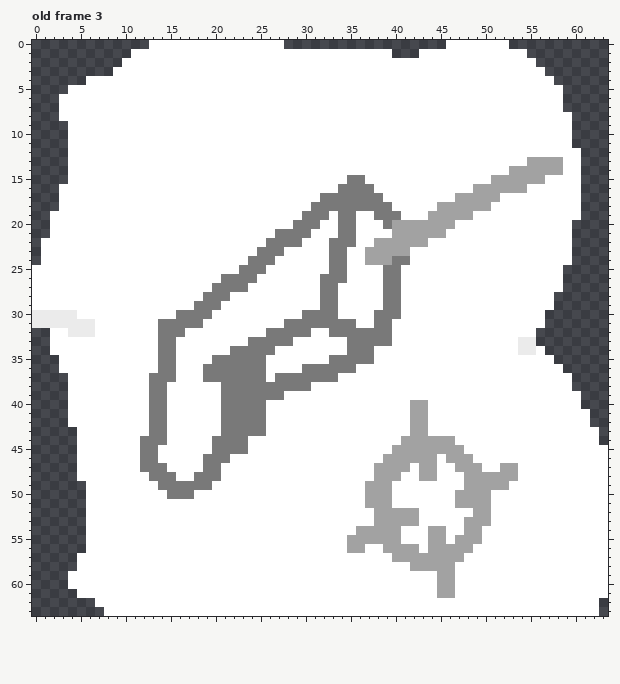
Pixel-art file: Art/UJ/drawing_icons.aseprite. Above: the version before the commit.
64x64 pixels, 9 frames. Shown: old frame 3.
After:
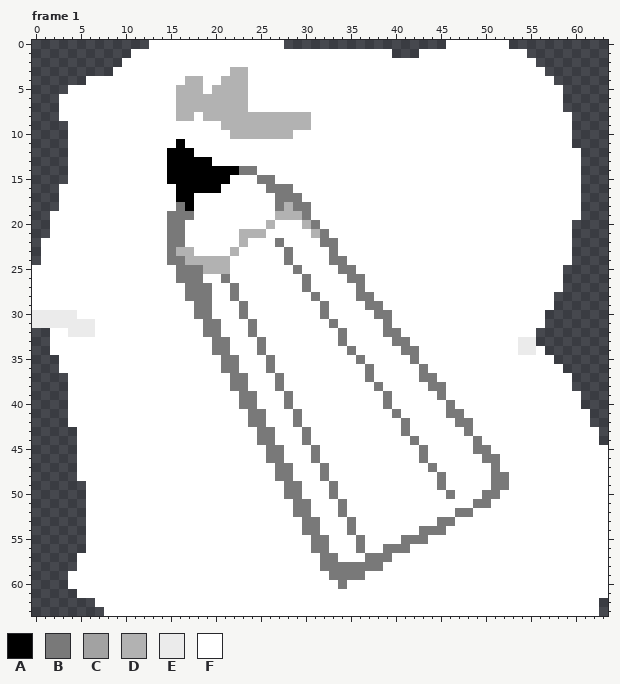
Palette (. is transparent): A #000000  B #797979  C #a2a2a2  D #b2b2b2  E #ebebeb  F #ffffff
A new or re-ordered frame is compared with the old frame closest to it.
Difference:
frames 9 -> 10
Changed rows in their new state; - is an unchanged pixel.
Frame 1 is new; against old frame 3, layer "Layer 2":
first column x 12:
 3 ----------DD-----------------------------------
 4 -----DD--DDD-----------------------------------
 5 ----DDD-DDDD-----------------------------------
 6 ----DDDDDDDD-----------------------------------
 7 ----DDDDDDDD-----------------------------------
 8 ----DD-DDDDDDDDDDDD----------------------------
 9 ---------DDDDDDDDDD----------------------------
10 ----------DDDDDDD------------------------------
11 ----A------------------------------------------
12 ---AAA-----------------------------------------
13 ---AAAAA-----------------------------------FFFF
14 ---AAAAAAAABB----------------------------FFFFFF
15 ---AAAAAAA---BB--------FF--------------FFFFFF--
16 ----AAAAA-----BBB-----FFFF-----------FFFFFF----
17 ----AA---------BBB--FFFFFFF--------FFFFF-------
18 ----BA---------BDBBFFFFFFFFF-----FFFFFF--------
19 ---BBB---------DDD-FF-FF--FFF---FFFFF----------
20 ---BB---------D--FD---FF---FFFFFFFF------------
21 ---BB------DDD-FFFFDB-FF----FFFFFF-------------
22 ---BB------D--F-FF--B-FF--FFFFFF---------------
23 ---BDD----D--FFFB-----F--FFFFF-----------------
24 ---BBDDDDD--FFF-B--------FFFFF-----------------
25 ----BBBDDD-FFF---B---F-B---FF------------------
26 ----BBB---FFF-----B-FFFBB--FF------------------
27 -----BBBFF-F------B-FF--B--FF------------------
28 -----BB-FFB--------BFF--BB-FF------------------
29 --------F--B---------F---BBFF------------------
30 ----FF-----B------FF-F------F------------------
31 --FFFFFBB---B---FFFFF-FF--F--------------------
32 --FFF--BB---B-FFFFF--F-FFFF-B------------------
33 --FF----BB--F-FFF-----BFFFFFBB-----------------
34 --FF----BBFFF-F---------FF---BB----------------
35 --FF----F--FFFB------FFF-F----B----------------
36 --FF---FF--FFFB---FFFFFF-B-----B---------------
37 -FFF---FFF--FF--FFFFFF---B-----BB--------------
38 -FF------F--FFF-FFF-------B-----BB-------------
39 -FF------FF--FFFB----------B-----B-------------
40 -FF------FF--F--B----------B--FF--B------------
41 -FF------FFF-----B----------B-FF--BB-----------
42 -FF------FFF-----B-----------BFF---BB----------
43 -FF------FFFF-B---B----------BFF----B----------
44 FFF-----FFFF-BB---B----------FBFFFF--B---------
45 FF------FFFF--BB---B--------FFFBFFFF-BB--------
46 FF-----FFF----BB---B-------FFFFBF-FFF-BB-------
47 FFF----FF------BB---B-----FFFF-FB--FFF-BFF-----
48 -FFF--FFF------BB---B-----FFF--FFB--FFFBBF-----
49 --FFFFFF--------BB---B---FFF-----B--FFFBB------
50 ---FFF----------BB---B---FFF------BFFFBB-------
51 -----------------BB---B--FFF-------FFBB--------
52 -----------------BB---B---FFFFF----BBFF--------
53 ------------------BB---B--FFFFF--BB-FFF--------
54 ------------------BB---BFFFFF--BBB--FF---------
55 -------------------BB--FBFFFFBBBFF-FFF---------
56 -------------------BB--FB--BBBF-FFFFF----------
57 --------------------BB---BBBFFFFFFFF-----------
58 --------------------BBBBBBB---FFFFF------------
59 ---------------------BBBB--------FF------------
60 ----------------------B----------FF------------
61 ---------------------------------FF------------
Where, in picture pixels (left, top, right, bottom), the same in both pictures:
changed: (140, 67, 563, 598)
